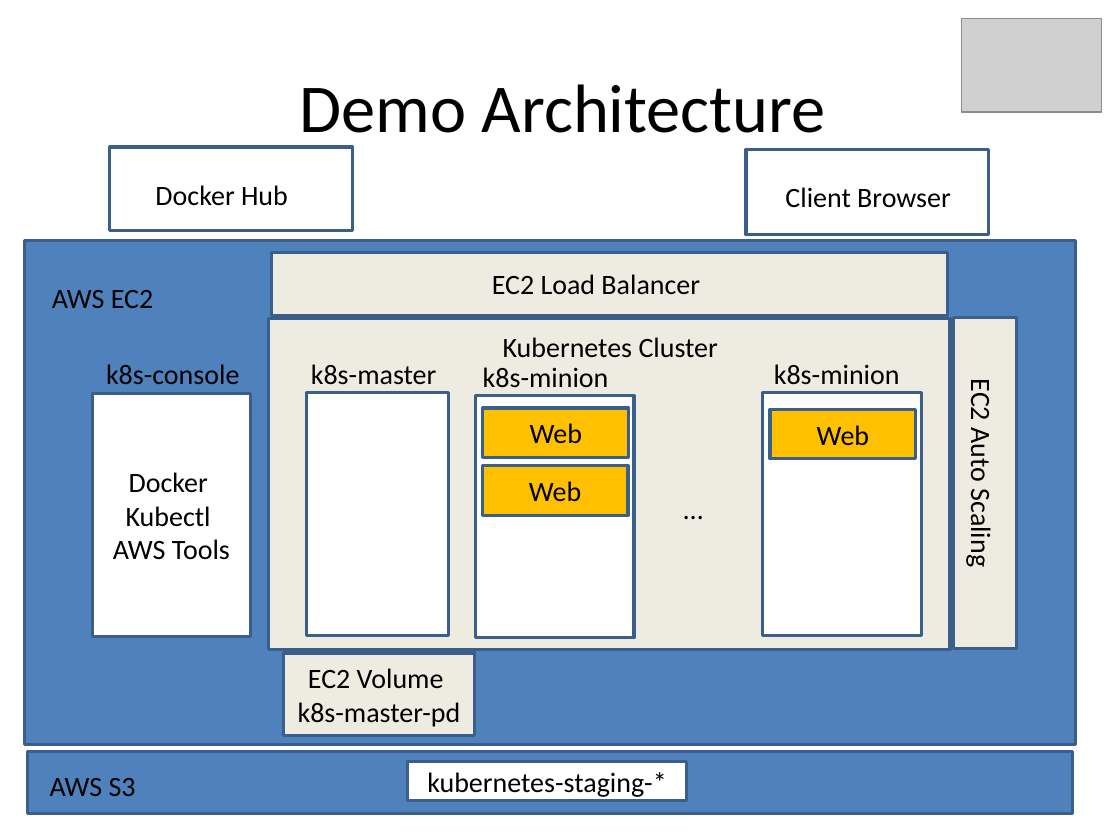
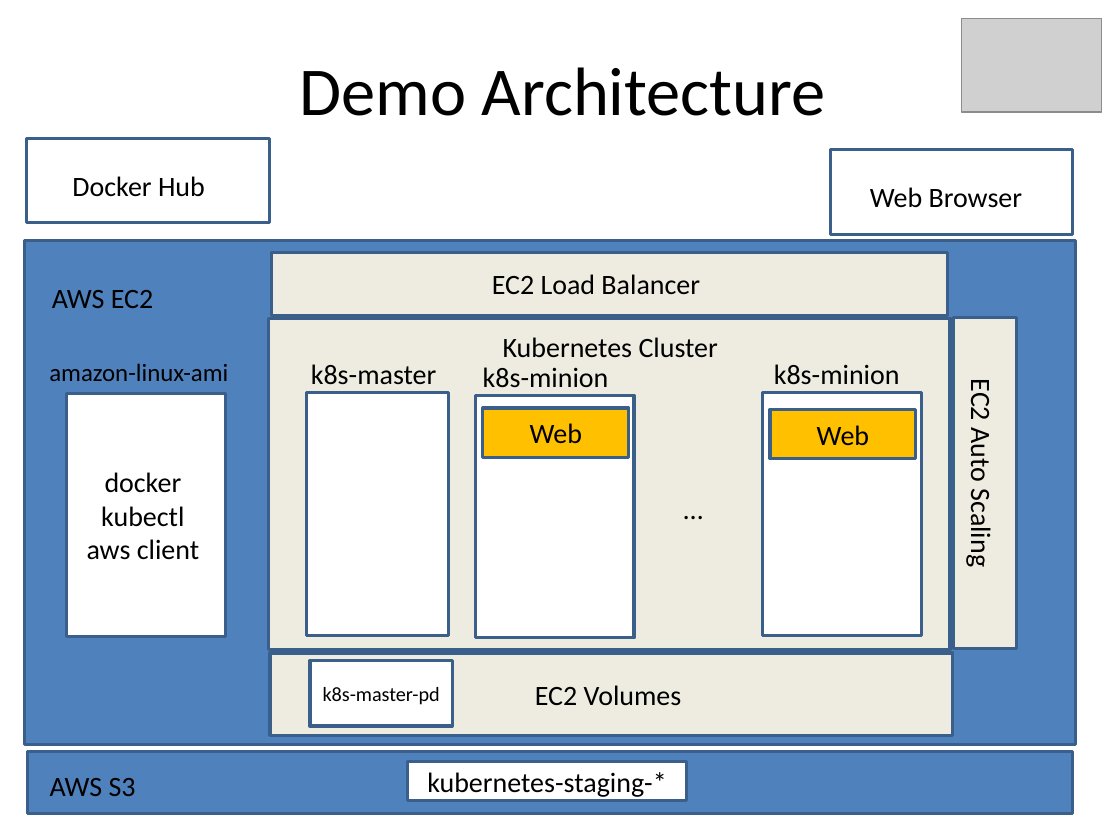
Before and after one commit to kskalvar/kubernetes-aws, a slide deck: slide 5 of docs/Docker-and-Kubernetes-on-AWS-QuickStart.pptx. Drawn at 1120x840 pixels with LibreOffice and Linux fonts; fonts in the diff are those of the drawing; grey boxes stand for pictures. Boxes give left, top, right and bottom in pixels: in the first picture for what was removed or moved away, otherwise in the second. Text is boxed around its words. In the diff, an @@ line names an element or a change of style, - is before the commit and + after.

```diff
--- a/docs/Docker-and-Kubernetes-on-AWS-QuickStart.pptx
+++ b/docs/Docker-and-Kubernetes-on-AWS-QuickStart.pptx
@@ title "Demo Architecture" rewrapped from <box>300,84,826,148</box> to <box>300,67,826,116</box> @@
@@ rectangle: place and size @@
-rectangle at <box>110,147,353,231</box>
+rectangle at <box>27,139,270,223</box>
@@ text "Docker Hub": place and size @@
-text "Docker Hub" at <box>155,185,288,206</box>
+text "Docker Hub" at <box>72,176,205,197</box>
@@ rectangle: place and size @@
-rectangle at <box>745,150,988,235</box>
+rectangle at <box>829,150,1072,235</box>
@@ text at <box>870,187,1023,208</box>: text changed @@
-Client Browser
+Web Browser
@@ text at <box>49,363,228,381</box>: text changed; size 18 to 16 pt @@
-k8s-console
+amazon-linux-ami
@@ rectangle "docker": place and size @@
-rectangle "docker" at <box>92,393,251,636</box>
+rectangle "docker" at <box>67,393,226,636</box>
@@ text in rectangle at <box>87,472,199,560</box>: text changed @@
-Docker
-Kubectl
-AWS Tools
+docker
+kubectl
+aws client
@@ rectangle removed at <box>482,466,627,515</box> @@
-Web
@@ rectangle added at <box>270,653,953,736</box>, fill #EEECE1, outline #3A5F8C 2 pt, 18 pt, text #000000 @@
+EC2 Volumes
@@ text in rectangle at <box>308,668,444,689</box>: paragraph removed @@
-EC2 Volume
@@ rectangle "k8s-master-pd": place and size @@
-rectangle "k8s-master-pd" at <box>283,653,475,736</box>
+rectangle "k8s-master-pd" at <box>310,661,452,727</box>
@@ rectangle "k8s-master-pd" at <box>310,661,452,727</box>: size 18 to 13 pt; fill #EEECE1 to #FFFFFF @@
```
Also in this commit, not shown: 5 other slides changed, 3 other files.
